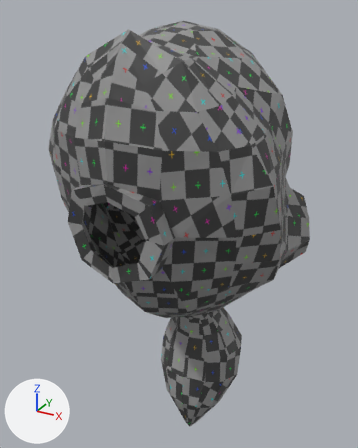
Renders of the COLLADA model collada/head_1_w.dae from each side of a commit.
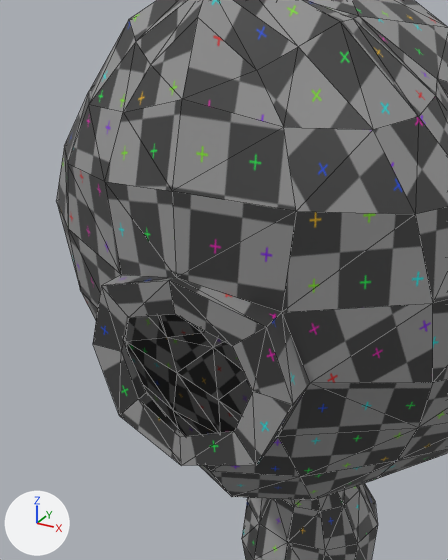
There are two pictures of each version: one whole from a 50 mm camera at (0.442, -0.126, 0.264) aimed at (-0.019, 0.712, -0.155), one close up from a 50 mm camera at (0.236, 0.097, 0.199) aimed at (0.01, 0.508, -0.006). Arrows for +X, +Y and +Z are at lower left; the lights stay in place. The close-ups show mesh edges as thin lines. Where no turn or scale is listed for an object, it has been applied to the vertices.

Objects in the first close-up: 'head_1_w'.
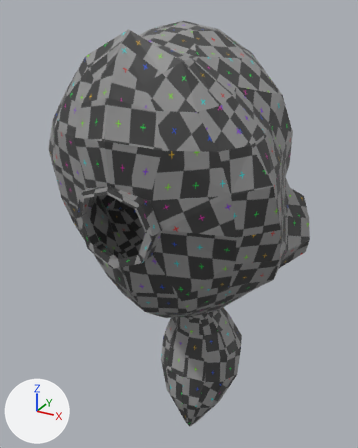
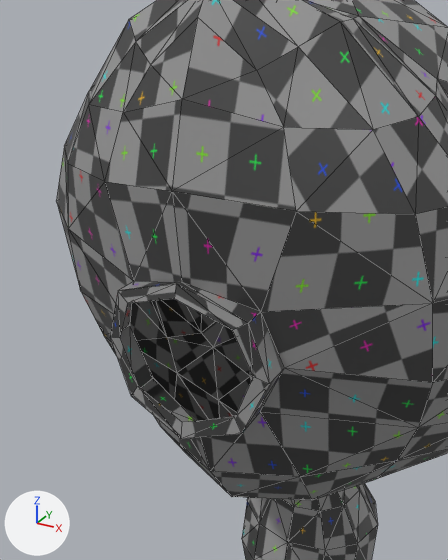
The newer file is also rescaled (x1.162), turned or shifted as a whole; pictures and numbers use the older file's frame.

Location of each change, [x1, y1, x2, y2] in pixels of the close-ups (448 x 560 px; the box of a moved part takes in the faces that stretch with it):
part 1 of me_head_1_w_001, moved or reshaped
    before: [68, 164, 433, 477]
    after: [68, 182, 433, 477]

Edits to the bpy script that builds the scene:
```text
Change me_head_1_w_001:
    where me_head_1_w_001.from_pydata(...)  # 335 vertices, 660 faces; spans x -0.249..0.249, y 0.442..0.912, z -0.732..0.241
    used by ob_head_1_w; location = (0.0, 0.0, 0.0)
    before: 132 (0.047, 0.452, -0.03) at pixel (232, 346), 133 (0.062, 0.458, -0.068) at pixel (252, 391), 134 (0.047, 0.458, -0.111) at pixel (234, 431), 320 (0.0, 0.449, -0.014) at pixel (174, 314), 321 (-0.047, 0.452, -0.03) at pixel (128, 317)
    before: 322 (-0.062, 0.458, -0.068) at pixel (121, 351), 323 (-0.047, 0.458, -0.111) at pixel (138, 398)
    me_head_1_w_001 part 1
    add for i in [132, 133, 134, *range(320, 324)]: me_head_1_w_001.vertices[i].co += Vector((0.0, 0.0, 0.013))
    me_head_1_w_001.vertices[23].co: (0.068, 0.498, -0.135) -> (0.054, 0.49, -0.11)  # pixel (278, 436) -> pixel (260, 411)
    me_head_1_w_001.vertices[48].co: (0.074, 0.48, -0.008) -> (0.059, 0.476, -0.01)  # pixel (281, 312) -> pixel (260, 311)
    me_head_1_w_001.vertices[128].co: (0.095, 0.494, -0.072) -> (0.075, 0.487, -0.06)  # pixel (309, 383) -> pixel (284, 368)
    me_head_1_w_001.vertices[129].co: (0.068, 0.456, -0.135) -> (0.054, 0.457, -0.11)  # pixel (256, 465) -> pixel (241, 433)
    me_head_1_w_001.vertices[130].co: (0.074, 0.453, -0.008) -> (0.059, 0.455, -0.01)  # pixel (266, 327) -> pixel (248, 323)
    me_head_1_w_001.vertices[131].co: (0.095, 0.459, -0.071) -> (0.075, 0.46, -0.059)  # pixel (292, 404) -> pixel (269, 384)
    me_head_1_w_001.vertices[166].co: (-0.068, 0.498, -0.135) -> (-0.054, 0.49, -0.11)  # pixel (146, 392) -> pixel (153, 377)
    me_head_1_w_001.vertices[191].co: (-0.074, 0.48, -0.008) -> (-0.059, 0.476, -0.01)  # pixel (121, 274) -> pixel (133, 281)
    me_head_1_w_001.vertices[271].co: (-0.095, 0.494, -0.072) -> (-0.075, 0.487, -0.06)  # not seen -> pixel (129, 325)
    me_head_1_w_001.vertices[284].co: (0.0, 0.476, -0.16) -> (0.0, 0.476, -0.13)  # not seen -> pixel (196, 421)
    me_head_1_w_001.vertices[288].co: (0.0, 0.452, 0.015) -> (0.0, 0.46, 0.009)  # pixel (176, 277) -> pixel (181, 282)
    me_head_1_w_001.vertices[315].co: (-0.068, 0.456, -0.135) -> (-0.054, 0.457, -0.11)  # pixel (119, 415) -> pixel (131, 396)
    me_head_1_w_001.vertices[316].co: (-0.074, 0.453, -0.008) -> (-0.059, 0.455, -0.01)  # pixel (101, 285) -> pixel (117, 290)
    me_head_1_w_001.vertices[317].co: (-0.095, 0.459, -0.071) -> (-0.075, 0.46, -0.059)  # pixel (92, 343) -> pixel (110, 337)
    me_head_1_w_001.vertices[318].co: (0.0, 0.45, -0.159) -> (0.0, 0.451, -0.132)  # pixel (181, 465) -> pixel (181, 438)
    me_head_1_w_001.vertices[319].co: (0.0, 0.442, 0.017) -> (0.0, 0.452, 0.01)  # pixel (168, 280) -> pixel (176, 283)
    me_head_1_w_001.vertices[324].co: (0.0, 0.45, -0.13) -> (0.0, 0.454, -0.116)  # pixel (180, 437) -> pixel (182, 422)
```
